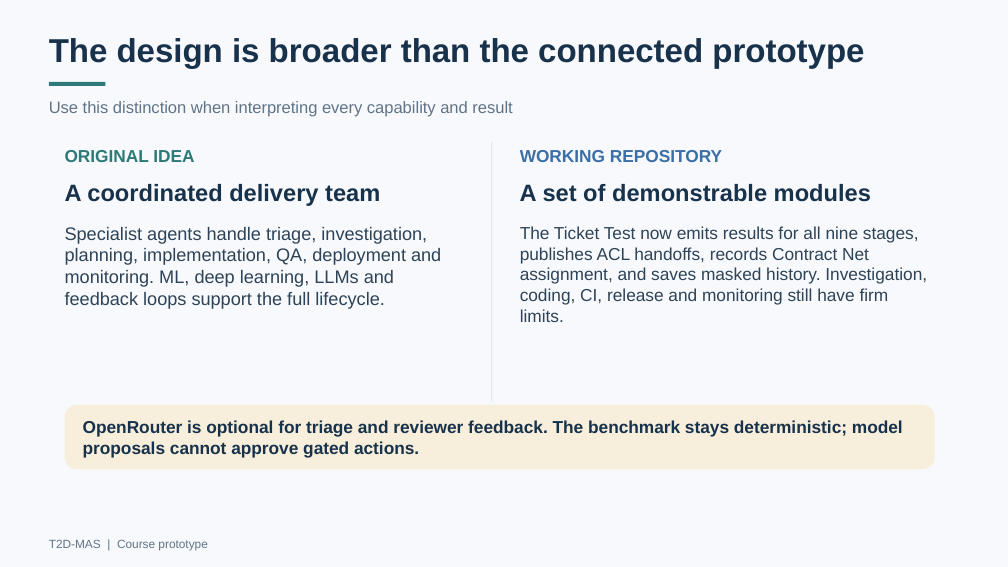
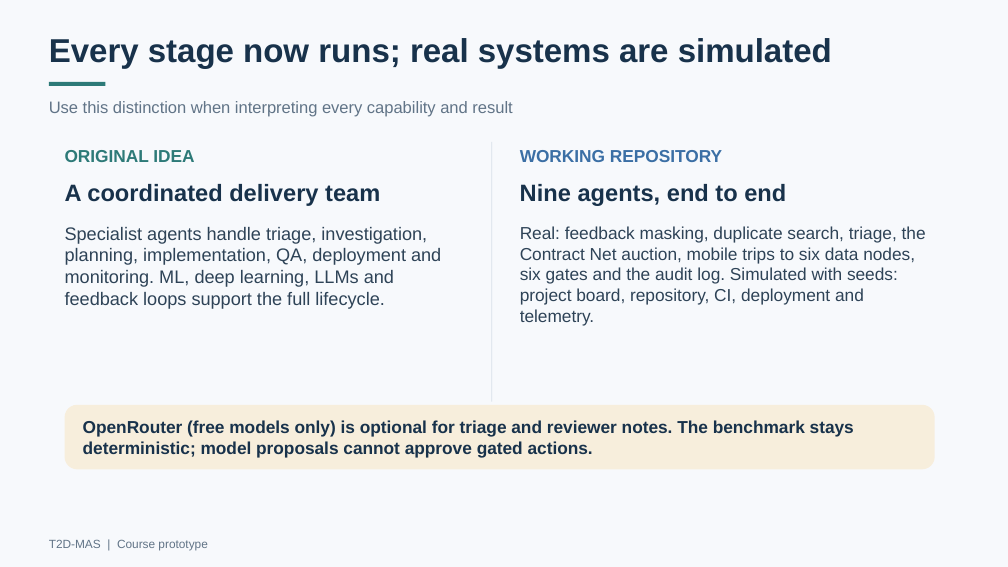
Before and after one commit to zidanarsyad/t2d-mas, a slide deck: slide 3 of deliverables/T2D-MAS-Program-Explainer-Updated.pptx. Drawn at 1008x567 pixels with LibreOffice and Linux fonts; fonts in the diff are those of the drawing. Boxes give left, top, right and bottom in pixels: in the first picture for what was removed or moved away, otherwise in the second. Text is boxed around its words. In the diff, an @@ line names an element or a change of style, - is before the commit and + after.

```diff
--- a/deliverables/T2D-MAS-Program-Explainer-Updated.pptx
+++ b/deliverables/T2D-MAS-Program-Explainer-Updated.pptx
@@ text at (49,38,832,69): text changed @@
-The design is broader than the connected prototype
+Every stage now runs; real systems are simulated
@@ text at (520,184,786,206): text changed @@
-A set of demonstrable modules
+Nine agents, end to end
@@ text at (520,226,926,326): text changed @@
-The Ticket Test now emits results for all nine stages, publishes ACL handoffs, records Contract Net assignment, and saves masked history. Investigation, coding, CI, release and monitoring still have firm limits.
+Real: feedback masking, duplicate search, triage, the Contract Net auction, mobile trips to six data nodes, six gates and the audit log. Simulated with seeds: project board, repository, CI, deployment and telemetry.
@@ text at (83,420,854,458): text changed @@
-OpenRouter is optional for triage and reviewer feedback. The benchmark stays deterministic; model proposals cannot approve gated actions.
+OpenRouter (free models only) is optional for triage and reviewer notes. The benchmark stays deterministic; model proposals cannot approve gated actions.
```
Also in this commit, not shown: 9 other slides changed, 12 other files.
